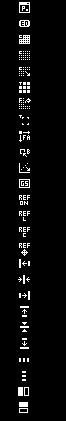
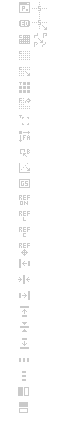
Comparing the layer stacks of the two 66×421 images. Changes:
painted on "Layer" over [18, 2, 47, 413]
hid "Bar BG" over [7, 0, 39, 415]
hid "ROTATE 90 CW" over [0, 0, 66, 421]
